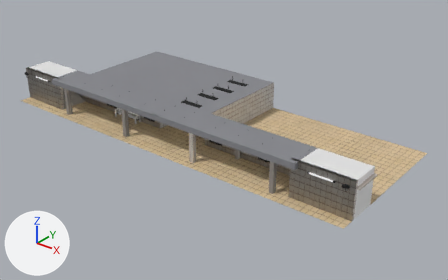
The Blender file 01-Models/station-01.blend, before and after one commit.
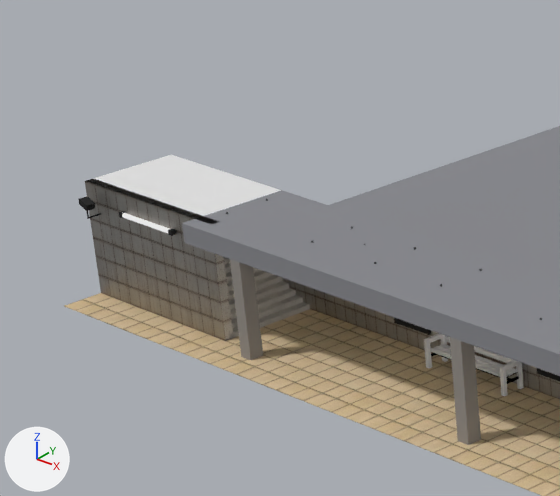
The first picture shows the older version from a 50 mm camera at (30.0, -28.9, 18.1) aimed at (5.6, 1.6, -0.8). The close-ups show both versions on the part from 1% to 34% of the width and 7% to 54% of the height of that picture; other places that the commit changed are outside them. Arrows for +X, +Y and +Z are at lower left; the lights stay in place.

Script lines for the objects in view, before the commit:
```python
ob_dach_4 = bpy.data.objects.new('Dach-4', me_plane_017)
ob_dach_4.location = (-8.25, -2.05, 2.4)
ob_dach_4.scale = (1.75, 1.05, 1.0)
ob_ende_1 = bpy.data.objects.new('Ende-1', me_plane_018)
ob_ende_1.location = (-10.0, -2.05, 1.2)
ob_ende_1.rotation_euler = (0.0, 1.571, 0.0)  # degrees (0, 90, 0)
ob_ende_1.scale = (1.2, 1.05, 1.0)
ob_lampe_4 = bpy.data.objects.new('Lampe-4', None)
ob_lampe_4.location = (-0.25, -2.05, 1.96)
ob_lampe_4.scale = (0.4, 0.4, 0.4)
ob_neon_3 = bpy.data.objects.new('Neon-3', None)
ob_neon_3.location = (-8.0, -3.15, 1.98)
ob_neon_3.rotation_euler = (0.0, 0.0, 1.571)  # degrees (0, 0, 90)
ob_pfosten_2 = bpy.data.objects.new('Pfosten-2', me_cube_068)
ob_pfosten_2.location = (-5.0, -3.25, 1.0)
ob_pfosten_2.scale = (0.14, 0.15, 1.0)
ob_pfosten_3 = bpy.data.objects.new('Pfosten-3', me_cube_070)
ob_pfosten_3.location = (1.0, -3.25, 1.0)
ob_pfosten_3.scale = (0.14, 0.15, 1.0)
ob_wand_7 = bpy.data.objects.new('Wand-7', me_cube_000)
ob_wand_7.location = (-8.0, -3.0, 1.2)
ob_wand_7.scale = (2.0, 0.1, 1.2)
# also in view: 'Dach-3' at (4.0, -2.2, 2.4); 'Dach-2' at (0.0, 3.0, 2.0); 'Bank' at (-0.9, -1.3, 0.4); 'Boden' at (4.0, 1.5, 0.0); 'Treppe-2' at (-8.1, -2.0, 1.0)
```
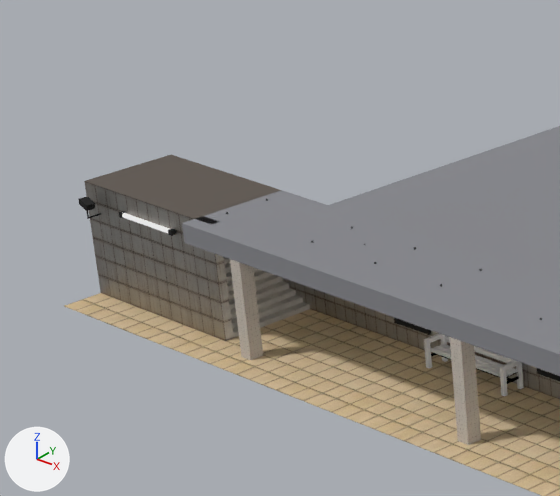
Pixel boxes (x1, y1, x2, y2) of what changed, in the close-ups (560 x 496 px):
'Dach-4', recoloured, moved
    before: (89, 155, 281, 219)
    after: (86, 155, 281, 219)
'Pfosten-3', recoloured, surface changed
    both: (450, 337, 481, 445)
'Pfosten-2', recoloured, surface changed
    both: (230, 259, 263, 360)
'Ende-1', moved (not visible before)
    after: (84, 156, 165, 292)

What changed in the scene script:
```text
Change mat_material_010:
    mat_material_010: diffuse_material('Material.010') -> emission_material('Material.010')
    mat_material_010.base_color: (0.0296, 0.0296, 0.0296) -> (0.982, 0.93, 0.723)  # black #303030 -> white #fdf7dd
    add mat_material_010.strength = 1.5
Change me_plane_017:
    where me_plane_017.from_pydata(...)  # 4 vertices, 1 face; spans x -1.0..1.0, y -1.0..1.0, z 0.0
    add me_plane_017.materials.append(mat_material_004)
Change me_cube_004:
    where me_cube_004.from_pydata(...)  # 8 vertices, 6 faces; spans x -1.0..1.0, y -1.0..1.0, z -1.0..1.0
    used by ob_halter_2; parent = ob_lampe; location = (-0.69, -2.85, 2.148); scale = (0.05, 0.05, 0.05)
    remove me_cube_004.materials.append(mat_material_008)  # black #303030
    me_cube_004 part 2: texture (UV) coordinates changed
    add me_cube_004.materials.append(mat_pfosten)
Change me_cube_005:
    where me_cube_005.from_pydata(...)  # 8 vertices, 6 faces; spans x -1.0..1.0, y -1.0..1.0, z -1.0..1.0
    used by ob_halter_1; parent = ob_lampe; location = (-0.69, -1.29, 2.148); scale = (0.05, 0.05, 0.05)
    remove me_cube_005.materials.append(mat_material_008)  # black #303030
    me_cube_005 part 1: texture (UV) coordinates changed
    add me_cube_005.materials.append(mat_pfosten)
Change me_cylinder:
    where me_cylinder.from_pydata(...)  # 64 vertices, 34 faces; spans x -1.0..1.0, y -1.0..1.0, z -1.0..1.0
    remove me_cylinder.materials.append(mat_material_010)  # black #303030
    add me_cylinder.materials.append(mat_material_011)  # black #303030
Change me_plane_008:
    where me_plane_008.from_pydata(...)  # 4 vertices, 1 face; spans x -1.0..1.0, y -1.0..1.0, z 0.0
    remove me_plane_008.materials.append(mat_material_009)  # white #fdf7dd
    add me_plane_008.materials.append(mat_material_010)  # white #fdf7dd
Change me_cube_006:
    where me_cube_006.from_pydata(...)  # 16 vertices, 14 faces; spans x -1.0..1.0, y -1.0..1.0, z -1.0..1.0
    remove me_cube_006.materials.append(mat_material_010)  # black #303030
    add me_cube_006.materials.append(mat_material_011)  # black #303030
Change ob_ende_1:
    ob_ende_1.location: (-10.0, -2.05, 1.2) -> (-10.01, -2.05, 1.2)
Change ob_pfosten_3:
    ob_pfosten_3: bpy.data.objects.new('Pfosten-3', me_cube_070) -> bpy.data.objects.new('Pfosten-3', me_cube_004)
Change ob_pfosten_2:
    ob_pfosten_2: bpy.data.objects.new('Pfosten-2', me_cube_068) -> bpy.data.objects.new('Pfosten-2', me_cube_005)
```
